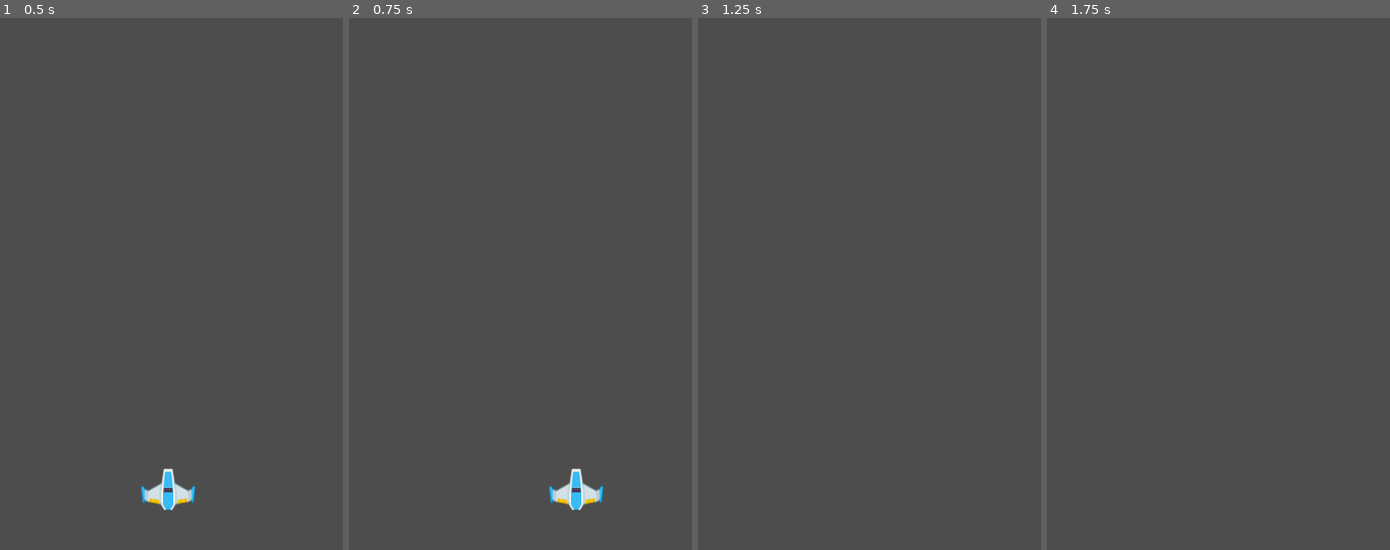
Above: before the commit, frames 1-4 (left to right).
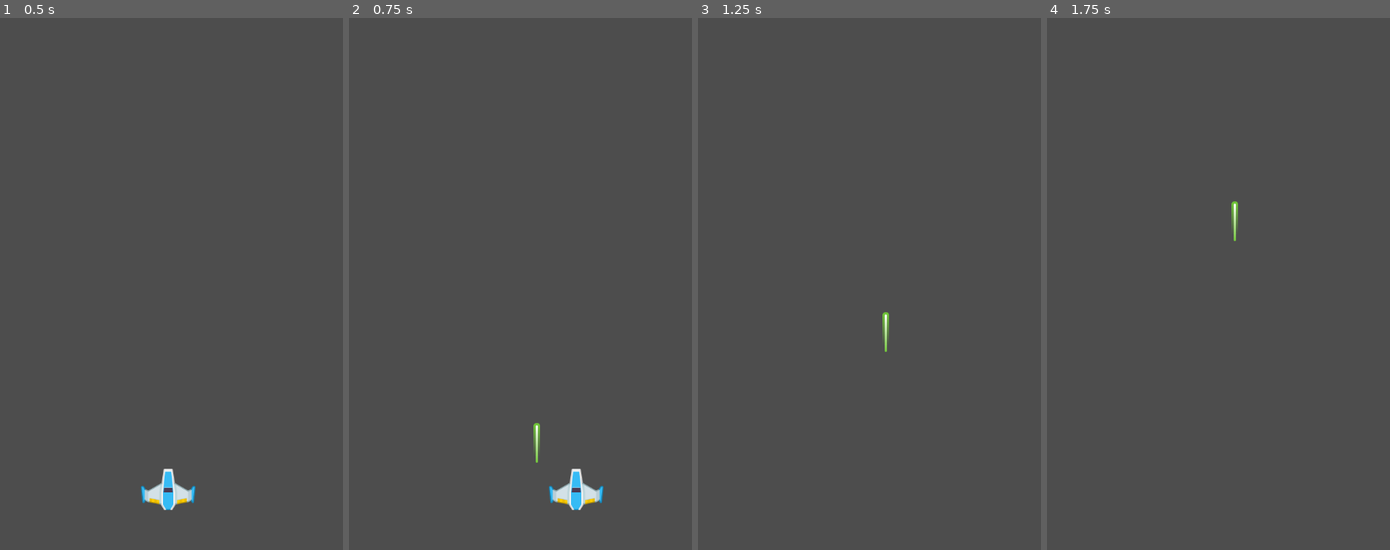
Above: after the commit, the same moments.

Repository: Amr-Monzir/space_shooter
Game: Godot game, scene res://main.tscn
Two runs of this game, one before a commit and one after it. Both use one fixed random seed, a clock stepped at 60 frames per second and the inputs below.
Inputs (mouse positions are in pixels of both pictures, inside the frame that each line leads up to):
- Up to frame 1 (0.5 s): no input
- Up to frame 2 (0.75 s): tap Enter at 0.5 s; move the mouse to (595, 257) at 0.52 s; hold Right (move_right) from 0.53 s (still down); click (595, 257) at 0.6 s
- Up to frame 3 (1.25 s): keep holding Right (move_right)
- Up to frame 4 (1.75 s): move the mouse to (1149, 310) at 1.27 s; release Right (move_right) at 1.28 s; hold Down (move_down) from 1.28 s (still down); click (1149, 310) at 1.35 s

Frame 1 is identical in both runs. In frame 2, 0.1% of the frame differs, in the area x 53-56%, y 76-84%; in frame 3, 0.1%; in frame 4, 0.1%.

Commit message:
added bullets, and shooting functionality, need to do proper collision detection now

Diff:
--- /dev/null
+++ b/bullet.gd
@@ -0,0 +1,51 @@
+class_name Bullet
+extends Area2D
+
+
+enum Direction {up, down}
+enum BulletType {playerBullet, enemyBullet}
+
+var direction: Direction = Direction.up
+var type: BulletType = BulletType.enemyBullet
+
+static func new_enemy_bullet():
+	var my_scene: PackedScene = preload("res://bullet.tscn")
+	var newBullet: Bullet = my_scene.instantiate()
+	newBullet.direction = Direction.down
+	newBullet.type = BulletType.enemyBullet
+	return newBullet
+
+static func new_player_bullet():
+	var my_scene: PackedScene = preload("res://bullet.tscn")
+	var newBullet: Bullet = my_scene.instantiate()
+	newBullet.direction = Direction.up
+	newBullet.type = BulletType.playerBullet
+	return newBullet
+
+# Called when the node enters the scene tree for the first time.
+func _ready() -> void:
+	pickSprite()
+
+# Called every frame. 'delta' is the elapsed time since the previous frame.
+func _process(delta: float) -> void:
+	if direction == Direction.up:
+		position.y = position.y - 5;
+	else:
+		position.y = position.y + 5;
+
+
+func pickSprite():
+	var sprite;
+	var otherSprite;
+	if type == BulletType.enemyBullet:
+		sprite = $EnemyBulletSprite
+		otherSprite = $PlayerBulletSprite
+	else:
+		sprite = $PlayerBulletSprite
+		otherSprite = $EnemyBulletSprite
+	sprite.show()
+	otherSprite.hide()
+
+
+func _on_visible_on_screen_notifier_2d_screen_exited() -> void:
+	queue_free()
--- /dev/null
+++ b/bullet.tscn
@@ -0,0 +1,25 @@
+[gd_scene format=3 uid="uid://ddxe1pjlkw2uk"]
+
+[ext_resource type="Texture2D" uid="uid://cigxgadffy6fl" path="res://assets/bullets/bullet.png" id="1_v7oki"]
+[ext_resource type="Script" uid="uid://nxii4uinqbv" path="res://bullet.gd" id="1_v8qja"]
+[ext_resource type="Texture2D" uid="uid://66vm25shov8o" path="res://assets/bullets/playerBullet.png" id="3_t4vbm"]
+
+[sub_resource type="CapsuleShape2D" id="CapsuleShape2D_v8qja"]
+radius = 5.0
+height = 54.0
+
+[node name="Bullet" type="Area2D" unique_id=1282358560]
+script = ExtResource("1_v8qja")
+
+[node name="CollisionShape2D" type="CollisionShape2D" parent="." unique_id=1303441595]
+shape = SubResource("CapsuleShape2D_v8qja")
+
+[node name="EnemyBulletSprite" type="Sprite2D" parent="." unique_id=209395036]
+texture = ExtResource("1_v7oki")
+
+[node name="PlayerBulletSprite" type="Sprite2D" parent="." unique_id=468710287]
+texture = ExtResource("3_t4vbm")
+
+[node name="VisibleOnScreenNotifier2D" type="VisibleOnScreenNotifier2D" parent="." unique_id=2124905570]
+
+[connection signal="screen_exited" from="VisibleOnScreenNotifier2D" to="." method="_on_visible_on_screen_notifier_2d_screen_exited"]
--- a/enemy.gd
+++ b/enemy.gd
@@ -1,8 +1,7 @@
 extends RigidBody2D
 
-@export var health = 0
+@export var health = 2
 @export var fireRate = 0.5
-var canShoot = false
 
 # Called when the node enters the scene tree for the first time.
 func _ready() -> void:
@@ -10,7 +9,7 @@
 
 # Called every frame. 'delta' is the elapsed time since the previous frame.
 func _process(delta: float) -> void:
-	pass
+	position.y = position.y+1;
 
 func pickSprite():
 	var spriteTypes = Array([$Type1Shape, $Type2Shape, $Type3Shape, $Type4Shape])
@@ -20,13 +19,24 @@
 	(sprite as Sprite2D).show()
 	spriteTypes.erase(sprite)
 
+func _on_shoot_timer_timeout() -> void:
+	shoot()
+
+func shoot():
+	var bullet: Bullet = Bullet.new_enemy_bullet()
+	bullet.position = $ShootMarker.global_position
+	bullet.rotate(180)
+
+	get_parent().call_deferred("add_sibling", bullet)
 
 func _on_visible_on_screen_notifier_2d_screen_exited() -> void:
 	queue_free()
 
 
-func _on_shoot_timer_timeout() -> void:
-	shoot()
-
-func shoot():
-	pass;
+func _on_body_entered(body: Node) -> void:
+	$CollisionShape2D.set_deferred("disabled", true)
+	if body is Bullet:
+		body.queue_free()
+	health -= 1
+	if health == 0:
+		queue_free()
--- a/enemy.tscn
+++ b/enemy.tscn
@@ -36,5 +36,9 @@
 [node name="ShootTimer" type="Timer" parent="." unique_id=1918952855]
 autostart = true
 
+[node name="ShootMarker" type="Marker2D" parent="." unique_id=674386164]
+position = Vector2(0, 43)
+
+[connection signal="body_entered" from="." to="." method="_on_body_entered"]
 [connection signal="screen_exited" from="VisibleOnScreenNotifier2D" to="." method="_on_visible_on_screen_notifier_2d_screen_exited"]
 [connection signal="timeout" from="ShootTimer" to="." method="_on_shoot_timer_timeout"]
--- a/main.gd
+++ b/main.gd
@@ -1,6 +1,7 @@
 extends Node
 
 @export var score = 0
+@export var mob_scene: PackedScene
 
 func _ready() -> void:
 	new_game()
@@ -8,3 +9,23 @@
 func new_game():
 	score = 0
 	$Player.start($PlayerStartPosition.position)
+	$MobTimer.start()
+	$ScoreTimer.start()
+
+
+func _on_mob_timer_timeout() -> void:
+	spawn_mob()
+
+func spawn_mob():
+	var mob = mob_scene.instantiate()
+
+	var window = get_window()
+	var size = window.size
+
+	mob.position = Vector2( randi_range(0, size.x) , 0)
+
+	add_child(mob)
+
+func game_over():
+	$MobTimer.stop()
+	$ScoreTimer.stop()
--- a/main.tscn
+++ b/main.tscn
@@ -2,16 +2,21 @@
 
 [ext_resource type="Script" uid="uid://cj5ib42msr1va" path="res://main.gd" id="1_0xm2m"]
 [ext_resource type="PackedScene" uid="uid://ouxsv4v68ul7" path="res://player.tscn" id="1_ig7tw"]
+[ext_resource type="PackedScene" uid="uid://daskw4yu7jtdu" path="res://enemy.tscn" id="2_h2yge"]
 
 [node name="Main" type="Node" unique_id=291844032]
 script = ExtResource("1_0xm2m")
+mob_scene = ExtResource("2_h2yge")
 
 [node name="Player" parent="." unique_id=1221109721 instance=ExtResource("1_ig7tw")]
 position = Vector2(237, 326)
 
 [node name="MobTimer" type="Timer" parent="." unique_id=1610621151]
+wait_time = 5.0
 
 [node name="ScoreTimer" type="Timer" parent="." unique_id=487226464]
 
 [node name="PlayerStartPosition" type="Marker2D" parent="." unique_id=1654478818]
 position = Vector2(228, 638)
+
+[connection signal="timeout" from="MobTimer" to="." method="_on_mob_timer_timeout"]
--- a/player.gd
+++ b/player.gd
@@ -2,7 +2,9 @@
 
 @export var speed = 400
 @export var fireRate = 0.5
+var health = 3
 var canShoot = false
+@export var bullet_scene: PackedScene
 
 # Called every frame. 'delta' is the elapsed time since the previous frame.
 func _process(delta: float) -> void:
@@ -19,7 +21,7 @@
 		canShoot = false
 		$ShootTimer.start(fireRate)
 		Input.action_release("shoot")
-		print("shot")
+		shoot()
 
 	velocity = velocity.normalized()
 
@@ -32,3 +34,19 @@
 
 func _on_shoot_timer_timeout() -> void:
 	canShoot = true
+
+func shoot():
+	var bullet: Bullet = Bullet.new_player_bullet()
+	bullet.position = ($ShootMarker as Marker2D).global_position
+	get_parent().call_deferred("add_sibling", bullet)
+
+
+
+func _on_body_entered(body: Node2D) -> void:
+	health -= 1
+	if health == 0:
+		game_over()
+	$CollisionShape2D.set_deferred("disabled", true)
+
+func game_over():
+	print("game over")
--- a/player.tscn
+++ b/player.tscn
@@ -2,12 +2,14 @@
 
 [ext_resource type="Texture2D" uid="uid://bkv6egb7dnyae" path="res://assets/player/playerShip1_blue.png" id="1_4flbx"]
 [ext_resource type="Script" uid="uid://b4o4qqwdxbl0u" path="res://player.gd" id="1_onrkg"]
+[ext_resource type="PackedScene" uid="uid://ddxe1pjlkw2uk" path="res://bullet.tscn" id="2_i3pqv"]
 
 [sub_resource type="RectangleShape2D" id="RectangleShape2D_onrkg"]
 size = Vector2(74, 57)
 
 [node name="Player" type="Area2D" unique_id=1221109721]
 script = ExtResource("1_onrkg")
+bullet_scene = ExtResource("2_i3pqv")
 metadata/_edit_group_ = true
 
 [node name="Sprite2D" type="Sprite2D" parent="." unique_id=349690560]
@@ -23,4 +25,8 @@
 one_shot = true
 autostart = true
 
+[node name="ShootMarker" type="Marker2D" parent="." unique_id=872300578]
+position = Vector2(0, -28)
+
+[connection signal="body_entered" from="." to="." method="_on_body_entered"]
 [connection signal="timeout" from="ShootTimer" to="." method="_on_shoot_timer_timeout"]
Binary file added: assets/bullets/bullet.png
Not shown, added: assets/bullets/bullet.png.import
Binary file added: assets/bullets/playerBullet.png
Not shown, added: assets/bullets/playerBullet.png.import
Not shown, added: bullet.gd.uid
